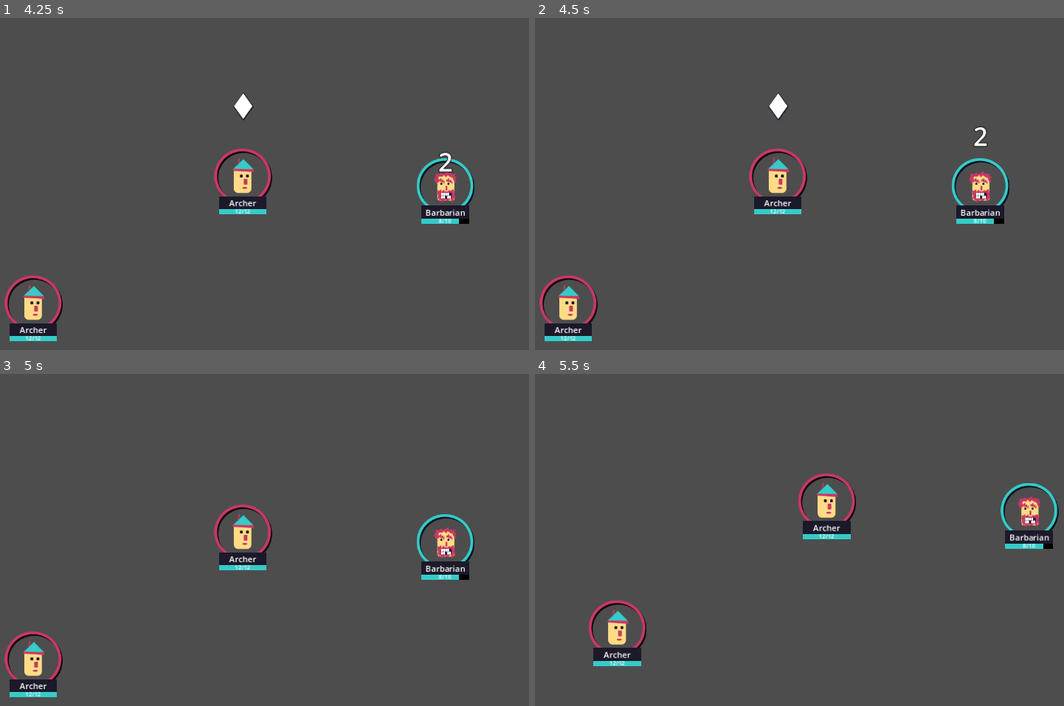
Above: before the commit, frames 1-4 (two rows, left to right).
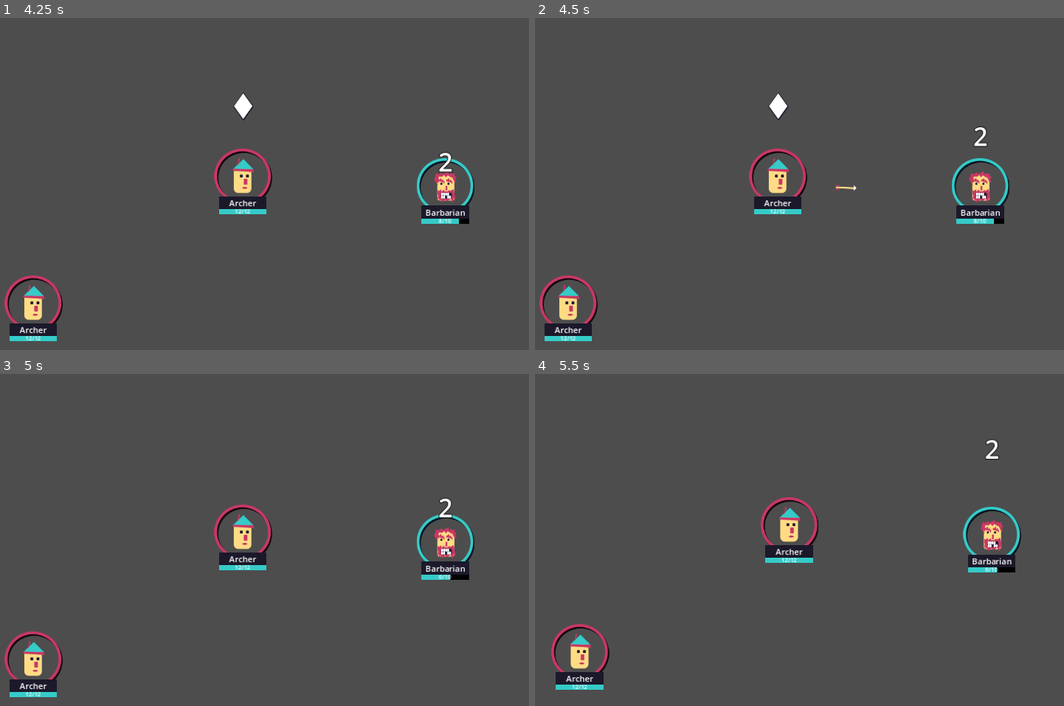
Above: after the commit, the same moments.

Repository: mathew-tran/mercmanager
Game: Godot game, scene res://Scenes/Main.tscn
Two runs of this game, one before a commit and one after it. Both use one fixed random seed, a clock stepped at 60 frames per second and the inputs below.
Inputs:
- Up to frame 1 (4.25 s): tap Enter at 1.25 s; tap Space at 3.5 s
- Up to frame 2 (4.5 s): no input
- Up to frame 3 (5 s): no input
- Up to frame 4 (5.5 s): no input

Frame 1 is identical in both runs. In frame 2, less than 0.1% of the frame differs, in the area x 56-61%, y 50-52%; in frame 3, 0.1%; in frame 4, 6.5%, in the area x 3-100%, y 19-96%.

Commit message:
make telegraphing a bit better

Diff:
--- a/Scripts/Data/DataType/AttackMove.gd
+++ b/Scripts/Data/DataType/AttackMove.gd
@@ -6,18 +6,22 @@
 @export var HitAmount = 1
 
 func Execute(owner : Character, targets : Array[Character]):
-	for x in range(0, HitAmount):
-		for target in targets:
-			if HasMoveSucceeded():
-				await owner.get_tree().create_timer(.1).timeout
-				await owner.Speak("")
-				if is_instance_valid(Effect):
-					await Effect.PlayEffect(owner, target)
-				target.GetHealthComponent().TakeDamage(CalculateDamage(owner))
-				await target.get_tree().create_timer(.2).timeout
-			else:
-				await target.get_tree().create_timer(.2).timeout
-
+	if HasMoveSucceeded():
+		for x in range(0, HitAmount):
+			for target in targets:
+				if HasMoveSucceeded() or x == 0:
+					await owner.get_tree().create_timer(.1).timeout
+					await owner.Speak("")
+					if is_instance_valid(Effect):
+						await Effect.PlayEffect(owner, target)
+					target.GetHealthComponent().TakeDamage(CalculateDamage(owner))
+					await target.get_tree().create_timer(.2).timeout
+				else:
+					await target.get_tree().create_timer(.2).timeout
+	else:
+		await owner.Speak("MISSED")
+		await owner.get_tree().create_timer(.4).timeout
+		await owner.Speak("")
 
 func CalculateDamage(owner: Character):
 	var damage = BaseDamage
